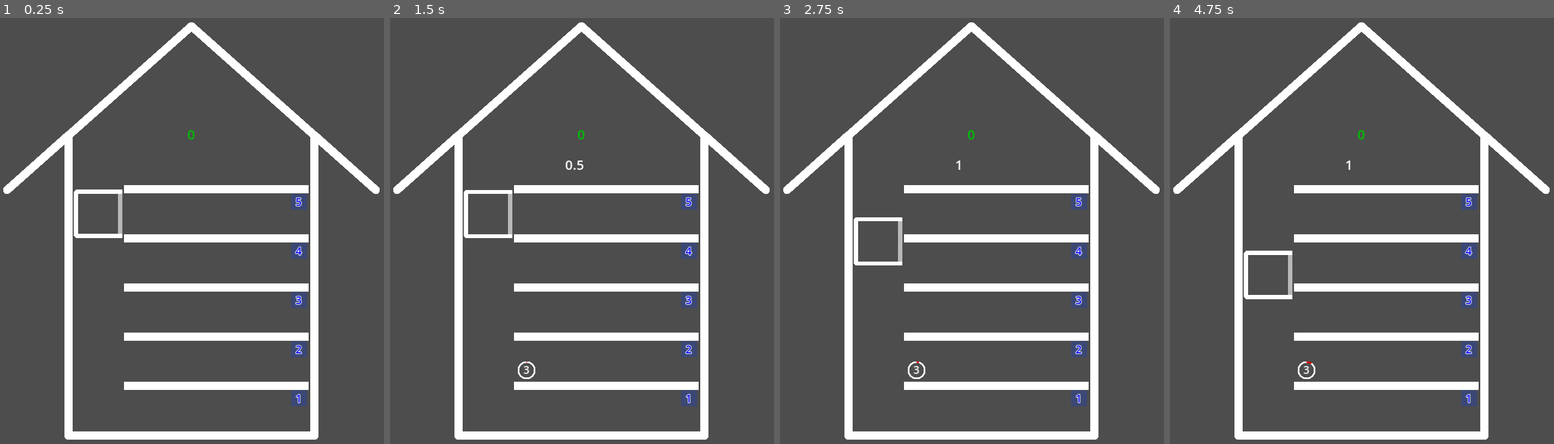
Above: before the commit, frames 1-4 (left to right).
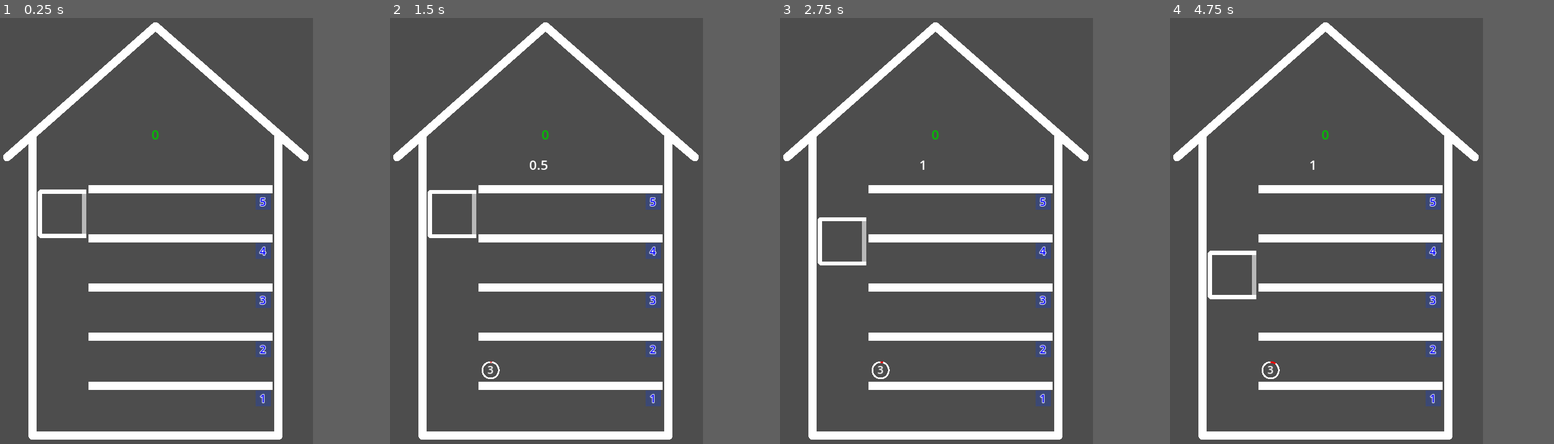
Above: after the commit, the same moments.

Repository: gilad905/elevator-boy
Game: Godot game, scene res://scenes/main.tscn
Two runs of this game, one before a commit and one after it. Both use one fixed random seed, a clock stepped at 60 frames per second and the inputs below.
Inputs:
- Up to frame 1 (0.25 s): no input
- Up to frame 2 (1.5 s): tap Enter at 0.5 s; hold Up (elevator_move_up) 0.53-1.28 s; tap Space (door_toggle) at 0.6, 1.25 s; hold Down (elevator_move_down) from 1.28 s (still down); tap A (time_scale_decrease) at 1.35 s
- Up to frame 3 (2.75 s): tap Enter at 2 s; release Down (elevator_move_down) at 2.03 s; hold Up (elevator_move_up) from 2.03 s (still down); hold Q (time_scale_increase) from 2.03 s (still down)
- Up to frame 4 (4.75 s): release Q (time_scale_increase) at 2.78 s; tap Space (door_toggle) at 2.85, 4.25 s; release Up (elevator_move_up) at 3.53 s; hold A (time_scale_decrease) 3.53-4.28 s; hold Down (elevator_move_down) from 3.53 s (still down); tap Q (time_scale_increase) at 4.35 s
In our replay, the window is 705x780 before the commit and 575x780 after it. These sizes can differ from the game's own. Grey fills any space a smaller window leaves; there, only what the larger window draws over its background counts as a difference.

The runs differ from the first frame. In frame 1, 14% of the frame differs, in the area x 0-99%, y 1-99%; in frame 2, 14%; in frame 3, 14%; in frame 4, 14%.

Commit message:
narrower building

Diff:
--- a/project.godot
+++ b/project.godot
@@ -22,7 +22,7 @@
 
 [display]
 
-window/size/viewport_width=705
+window/size/viewport_width=575
 window/size/viewport_height=780
 window/size/initial_position_type=3
 window/stretch/scale=1.5
--- a/scenes/main.tscn
+++ b/scenes/main.tscn
@@ -16,7 +16,7 @@
 metadata/_edit_lock_ = true
 
 [node name="Elevator" type="Area2D" parent="."]
-position = Vector2(94, 212)
+position = Vector2(50, 212)
 script = ExtResource("4_iffau")
 one_floor_duration_sec = 2
 metadata/_edit_lock_ = true
@@ -42,7 +42,7 @@
 metadata/_edit_lock_ = true
 
 [node name="Floors" type="Node2D" parent="."]
-position = Vector2(153, 202)
+position = Vector2(109, 202)
 script = ExtResource("2_pfc4s")
 metadata/_edit_lock_ = true
 
@@ -69,15 +69,15 @@
 
 [node name="Building" type="Line2D" parent="."]
 position = Vector2(10, 10)
-points = PackedVector2Array(75, 500, 375, 500, 375, 133, 450, 200, 225, 0, 0, 200, 75, 133)
+points = PackedVector2Array(31, 500, 331, 500, 331, 133, 363, 160, 181, 0, 0, 160, 31, 133)
 closed = true
 joint_mode = 2
 metadata/_edit_lock_ = true
 
 [node name="Counter" type="Label" parent="."]
-offset_left = 215.0
+offset_left = 171.0
 offset_top = 131.0
-offset_right = 255.0
+offset_right = 211.0
 offset_bottom = 154.0
 theme_override_colors/font_color = Color(0, 0.759174, 0, 1)
 text = "0"
@@ -87,14 +87,13 @@
 metadata/_edit_lock_ = true
 
 [node name="TimeScale" type="Label" parent="."]
-offset_left = 215.0
+offset_left = 171.0
 offset_top = 168.0
-offset_right = 255.0
+offset_right = 211.0
 offset_bottom = 191.0
 metadata/_edit_lock_ = true
 
 [node name="ElevatorEnterTimer" type="Timer" parent="."]
-wait_time = 1.0
 
 [connection signal="state_changed" from="Elevator/Door" to="." method="_on_door_state_changed"]
 [connection signal="timeout" from="Persons/PersonsTimer" to="." method="_on_persons_timer_timeout"]
